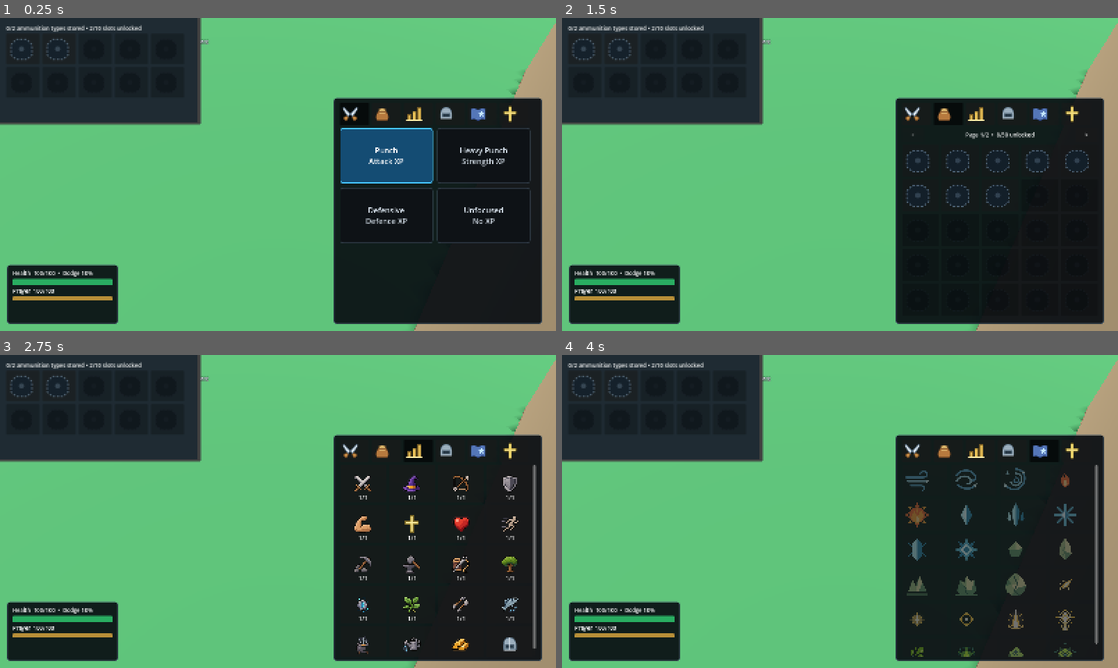
Above: before the commit, frames 1-4 (two rows, left to right).
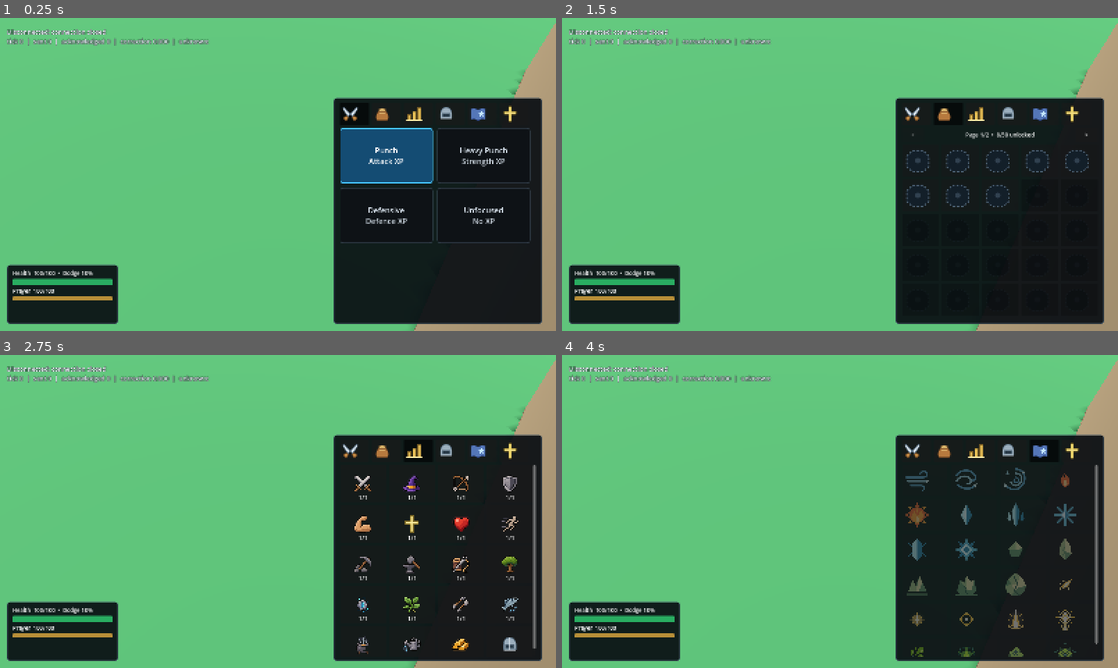
Above: after the commit, the same moments.

Repository: mywyau/arcana
Game: Godot game, scene res://scenes/main.tscn
Same seed, same stepped clock (60 frames per second), same inputs: the game is played once before the commit and once after it.
Inputs (mouse positions are in pixels of both pictures, inside the frame that each line leads up to):
- Up to frame 1 (0.25 s): no input
- Up to frame 2 (1.5 s): click (917, 115) at 0.5 s; click (951, 115) at 1.25 s
- Up to frame 3 (2.75 s): click (417, 452) at 2 s
- Up to frame 4 (4 s): click (1012, 452) at 2.75 s; click (1045, 452) at 3.5 s

The runs differ from the first frame. In frame 1, 12% of the frame differs, in the area x 0-37%, y 0-35%; in frame 2, 12%; in frame 3, 12%; in frame 4, 12%.

Commit message:
add ammunication slot close

Diff:
--- a/client/scripts/main.gd
+++ b/client/scripts/main.gd
@@ -585,6 +585,10 @@
 				return
 			match key_event.keycode:
 				KEY_ESCAPE:
+					if _ammunition_pouch_window != null and _ammunition_pouch_window.visible:
+						_close_ammunition_pouch()
+						get_viewport().set_input_as_handled()
+						return
 					if combat_stats_hud.visible:
 						_hide_detailed_combat_stats()
 						get_viewport().set_input_as_handled()
@@ -2812,6 +2816,7 @@
 	_ammunition_pouch_window.title = "Ammunition Pouch"
 	_ammunition_pouch_window.min_size = Vector2i(570, 300)
 	_ammunition_pouch_window.size = Vector2i(570, 300)
+	_ammunition_pouch_window.visible = false
 	_ammunition_pouch_window.close_requested.connect(_close_ammunition_pouch)
 	add_child(_ammunition_pouch_window)
 	var margin := MarginContainer.new()
@@ -2822,8 +2827,16 @@
 	_ammunition_pouch_window.add_child(margin)
 	var layout := VBoxContainer.new()
 	margin.add_child(layout)
+	var header := HBoxContainer.new()
+	layout.add_child(header)
 	_ammunition_pouch_summary = Label.new()
-	layout.add_child(_ammunition_pouch_summary)
+	_ammunition_pouch_summary.size_flags_horizontal = Control.SIZE_EXPAND_FILL
+	header.add_child(_ammunition_pouch_summary)
+	var close_button := Button.new()
+	close_button.text = "Close"
+	close_button.focus_mode = Control.FOCUS_NONE
+	close_button.pressed.connect(_close_ammunition_pouch)
+	header.add_child(close_button)
 	_ammunition_pouch_grid = GridContainer.new()
 	_ammunition_pouch_grid.columns = 5
 	_ammunition_pouch_grid.add_theme_constant_override("h_separation", 8)
